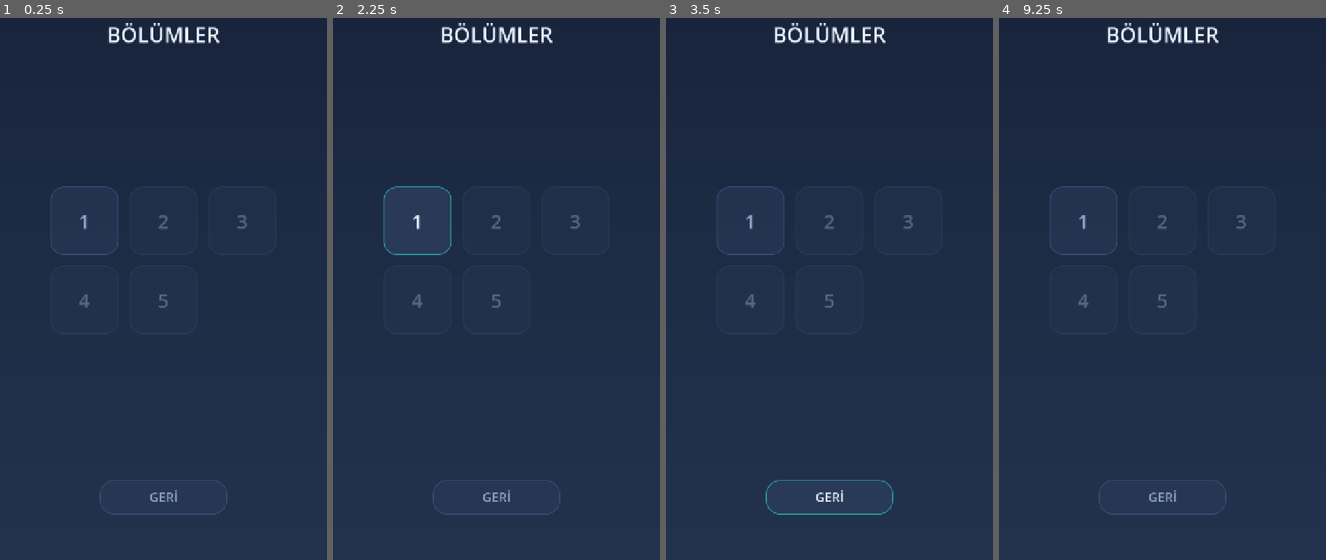
Above: before the commit, frames 1-4 (left to right).
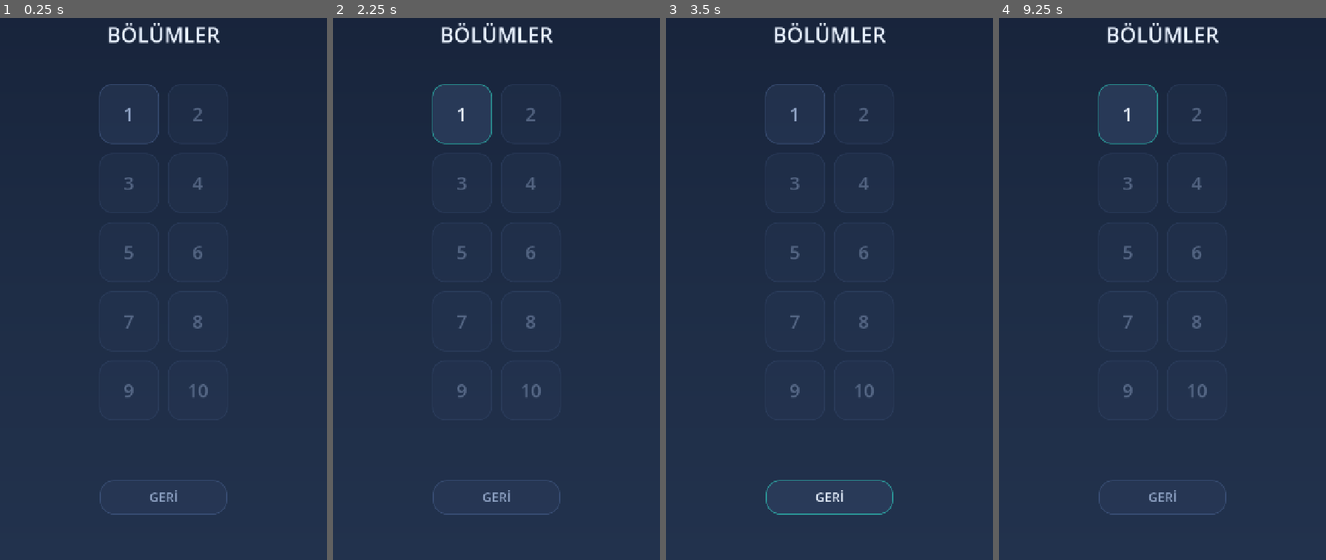
Above: after the commit, the same moments.

Repository: omerfrktstboop/LumaBounce
Game: Godot game, scene res://scenes/level_select.tscn
Same seed, same stepped clock (60 frames per second), same inputs: the game is played once before the commit and once after it. This scene is started directly instead of the project's main scene.
Inputs (mouse positions are in pixels of both pictures, inside the frame that each line leads up to):
- Up to frame 1 (0.25 s): no input
- Up to frame 2 (2.25 s): click "1" at 0.5 s; click "GERİ" at 1.25 s; click "1" at 2 s
- Up to frame 3 (3.5 s): click "GERİ" at 2.75 s
- Up to frame 4 (9.25 s): click "1" at 3.5 s; click "GERİ" at 4.25 s; tap Enter (ui_accept) at 5, 5.27, 5.75, 6.5, 7.25, 8, 8.27, 8.75 s; move the mouse to (1234, 240) at 5.02 s; click (1234, 240) at 5.17 s; drag from (1097, 299) to (1146, 386) at 5.77 s; move the mouse to (1195, 142) at 6.52 s; click (1195, 142) at 6.67 s; drag from (1146, 386) to (1064, 180) at 7.27 s; move the mouse to (1260, 354) at 8.02 s; click (1260, 354) at 8.17 s; drag from (1064, 180) to (1113, 120) at 8.77 s

The runs differ from the first frame. In frame 1, 0.9% of the frame differs, in the area x 15-76%, y 12-70%; in frame 2, 1.0%; in frame 3, 0.9%; in frame 4, 0.9%.

Commit message:
Add levels 6-10, expand level select to 10, add physics-based level verifier
Extend LevelLibrary.LEVEL_COUNT to 10 and add level_06..level_10.tres using
only existing mechanics (panels, asymmetric wall gaps): Çapraz Geçiş (two
crossing panels), Duvar Yardımı (right wall bounce required), Kontrollü
Koridor (angle+power corridor, no direct shot), Ters Rota (obvious near-side
route is a dead end, real solution starts from the far side), İlk Ustalık
(three panels + one wall bounce, mini-final).

Add tools/verify_levels.gd, a headless dev-only script (not loaded at
runtime, does not touch gameplay code) that samples the real angle/power
grid through the actual physics constants read from ball.tscn/launcher.tscn/
target.tscn, using the same cast_motion + get_rest_info sweep launcher.gd's
aim guide uses and the same gravity -> move -> bounce integration order as
ball.gd. For each level it reports hit rate, static geometry conflicts
(target/launcher overlapping a panel), and — the actual "not pixel-precise"
check — how many hit cells have all 4 neighbors also hitting, which is what
distinguishes a real solution window from a single lucky angle/power pair.

Running it against the original levels 1-5 caught two real, previously
unverified problems: level 8's first layout was beatable with a straight
shot at 0 bounces (violates "İki uzun panel arasında ... koridor" corridor
intent) and required an angle+power combination; level 9's first two
layouts either let the near-side wall solve the puzzle for free or only
had 4-6 robust cells clustered at one extreme angle. Both were redesigned
and re-verified. Level 5 (from an earlier session) still has no robust
window - flagged, left untouched since it's out of this task's scope.

Level select: 3-column grid replaced with a 2-column ScrollContainer grid
(10 levels no longer fit one screen at the existing button size), with a
220ms scroll-guard so a drag ending over a button doesn't register as a
tap. export_presets.cfg now excludes tools/ from the exported package.

Not run on device - Android manual completion of levels 6-10 is on the
user, per their request.

Diff:
--- a/default_bus_layout.tres
+++ b/default_bus_layout.tres
@@ -1,4 +1,4 @@
-[gd_resource type="AudioBusLayout" load_steps=2 format=3]
+[gd_resource type="AudioBusLayout" format=3 uid="uid://cqxf3ajnwrfkp"]
 
 [sub_resource type="AudioEffectLimiter" id="AudioEffectLimiter_master"]
 ceiling_db = -1.0
@@ -6,12 +6,6 @@
 soft_clip_db = 3.0
 
 [resource]
-bus/0/name = &"Master"
-bus/0/solo = false
-bus/0/mute = false
-bus/0/bypass_fx = false
-bus/0/volume_db = 0.0
-bus/0/send = &""
 bus/0/effect/0/effect = SubResource("AudioEffectLimiter_master")
 bus/0/effect/0/enabled = true
 bus/1/name = &"Music"
--- /dev/null
+++ b/levels/level_06.tres
@@ -0,0 +1,28 @@
+[gd_resource type="Resource" script_class="LevelData" load_steps=5 format=3]
+
+[ext_resource type="Script" path="res://scripts/levels/level_data.gd" id="1_level_data"]
+[ext_resource type="Script" path="res://scripts/levels/panel_data.gd" id="2_panel_data"]
+
+[sub_resource type="Resource" id="Resource_l6_lower_left"]
+script = ExtResource("2_panel_data")
+position = Vector2(230, 830)
+rotation_degrees = 30.0
+length = 320.0
+thickness = 26.0
+
+[sub_resource type="Resource" id="Resource_l6_mid_right"]
+script = ExtResource("2_panel_data")
+position = Vector2(500, 520)
+rotation_degrees = 30.0
+length = 340.0
+thickness = 26.0
+
+[resource]
+script = ExtResource("1_level_data")
+level_id = 6
+display_name = "Çapraz Geçiş"
+launcher_position = Vector2(360, 1120)
+target_position = Vector2(560, 280)
+panels = Array[PanelData]([SubResource("Resource_l6_lower_left"), SubResource("Resource_l6_mid_right")])
+max_lives = 5
+tutorial_text = "İki yüzeyi sırayla kullan."
--- /dev/null
+++ b/levels/level_07.tres
@@ -0,0 +1,22 @@
+[gd_resource type="Resource" script_class="LevelData" load_steps=4 format=3]
+
+[ext_resource type="Script" path="res://scripts/levels/level_data.gd" id="1_level_data"]
+[ext_resource type="Script" path="res://scripts/levels/panel_data.gd" id="2_panel_data"]
+
+[sub_resource type="Resource" id="Resource_l7_block"]
+script = ExtResource("2_panel_data")
+position = Vector2(280, 700)
+rotation_degrees = -12.0
+length = 540.0
+thickness = 26.0
+
+[resource]
+script = ExtResource("1_level_data")
+level_id = 7
+display_name = "Duvar Yardımı"
+launcher_position = Vector2(360, 1120)
+target_position = Vector2(200, 300)
+panels = Array[PanelData]([SubResource("Resource_l7_block")])
+left_wall_segments = Array[Vector2]([Vector2(-320, 420), Vector2(700, 1440)])
+max_lives = 5
+tutorial_text = "Yan duvar da bir sekme yüzeyidir."
--- /dev/null
+++ b/levels/level_08.tres
@@ -0,0 +1,41 @@
+[gd_resource type="Resource" script_class="LevelData" load_steps=7 format=3]
+
+[ext_resource type="Script" path="res://scripts/levels/level_data.gd" id="1_level_data"]
+[ext_resource type="Script" path="res://scripts/levels/panel_data.gd" id="2_panel_data"]
+
+[sub_resource type="Resource" id="Resource_l8_wall_left"]
+script = ExtResource("2_panel_data")
+position = Vector2(200, 600)
+rotation_degrees = 90.0
+length = 400.0
+thickness = 26.0
+
+[sub_resource type="Resource" id="Resource_l8_wall_right"]
+script = ExtResource("2_panel_data")
+position = Vector2(410, 600)
+rotation_degrees = 90.0
+length = 400.0
+thickness = 26.0
+
+[sub_resource type="Resource" id="Resource_l8_floor_left"]
+script = ExtResource("2_panel_data")
+position = Vector2(60, 800)
+rotation_degrees = 0.0
+length = 300.0
+thickness = 26.0
+
+[sub_resource type="Resource" id="Resource_l8_floor_right"]
+script = ExtResource("2_panel_data")
+position = Vector2(575, 800)
+rotation_degrees = 0.0
+length = 350.0
+thickness = 26.0
+
+[resource]
+script = ExtResource("1_level_data")
+level_id = 8
+display_name = "Kontrollü Koridor"
+launcher_position = Vector2(360, 1120)
+target_position = Vector2(580, 300)
+panels = Array[PanelData]([SubResource("Resource_l8_wall_left"), SubResource("Resource_l8_wall_right"), SubResource("Resource_l8_floor_left"), SubResource("Resource_l8_floor_right")])
+max_lives = 4
--- /dev/null
+++ b/levels/level_09.tres
@@ -0,0 +1,28 @@
+[gd_resource type="Resource" script_class="LevelData" load_steps=5 format=3]
+
+[ext_resource type="Script" path="res://scripts/levels/level_data.gd" id="1_level_data"]
+[ext_resource type="Script" path="res://scripts/levels/panel_data.gd" id="2_panel_data"]
+
+[sub_resource type="Resource" id="Resource_l9_shield"]
+script = ExtResource("2_panel_data")
+position = Vector2(560, 560)
+rotation_degrees = 20.0
+length = 400.0
+thickness = 26.0
+
+[sub_resource type="Resource" id="Resource_l9_near_kick"]
+script = ExtResource("2_panel_data")
+position = Vector2(540, 840)
+rotation_degrees = -25.0
+length = 280.0
+thickness = 26.0
+
+[resource]
+script = ExtResource("1_level_data")
+level_id = 9
+display_name = "Ters Rota"
+launcher_position = Vector2(360, 1120)
+target_position = Vector2(560, 330)
+panels = Array[PanelData]([SubResource("Resource_l9_shield"), SubResource("Resource_l9_near_kick")])
+right_wall_segments = Array[Vector2]([Vector2(760, 1440)])
+max_lives = 4
--- /dev/null
+++ b/levels/level_10.tres
@@ -0,0 +1,35 @@
+[gd_resource type="Resource" script_class="LevelData" load_steps=6 format=3]
+
+[ext_resource type="Script" path="res://scripts/levels/level_data.gd" id="1_level_data"]
+[ext_resource type="Script" path="res://scripts/levels/panel_data.gd" id="2_panel_data"]
+
+[sub_resource type="Resource" id="Resource_l10_roof"]
+script = ExtResource("2_panel_data")
+position = Vector2(300, 480)
+rotation_degrees = 0.0
+length = 360.0
+thickness = 26.0
+
+[sub_resource type="Resource" id="Resource_l10_kick_left"]
+script = ExtResource("2_panel_data")
+position = Vector2(170, 820)
+rotation_degrees = 25.0
+length = 300.0
+thickness = 26.0
+
+[sub_resource type="Resource" id="Resource_l10_kick_right"]
+script = ExtResource("2_panel_data")
+position = Vector2(570, 880)
+rotation_degrees = -25.0
+length = 300.0
+thickness = 26.0
+
+[resource]
+script = ExtResource("1_level_data")
+level_id = 10
+display_name = "İlk Ustalık"
+launcher_position = Vector2(360, 1120)
+target_position = Vector2(470, 260)
+panels = Array[PanelData]([SubResource("Resource_l10_roof"), SubResource("Resource_l10_kick_left"), SubResource("Resource_l10_kick_right")])
+left_wall_segments = Array[Vector2]([Vector2(-320, 400), Vector2(640, 1440)])
+max_lives = 4
--- a/project.godot
+++ b/project.godot
@@ -17,9 +17,9 @@
 config/name="LumaBounce"
 config/description="Dikey mobil sekme prototipi: nisan al, firlat, sektir, hedefi vur."
 run/main_scene="res://scenes/app_root.tscn"
-run/max_fps=60
 config/quit_on_go_back=false
 config/features=PackedStringArray("4.7", "GL Compatibility")
+run/max_fps=60
 
 [autoload]
 
@@ -49,5 +49,5 @@
 
 renderer/rendering_method="gl_compatibility"
 renderer/rendering_method.mobile="gl_compatibility"
+textures/vram_compression/import_etc2_astc=true
 anti_aliasing/quality/msaa_2d=2
-textures/vram_compression/import_etc2_astc=true
--- a/scenes/level_select.tscn
+++ b/scenes/level_select.tscn
@@ -53,7 +53,7 @@
 horizontal_alignment = 1
 vertical_alignment = 1
 
-[node name="GridHolder" type="CenterContainer" parent="SafeArea/Content"]
+[node name="GridScroll" type="ScrollContainer" parent="SafeArea/Content"]
 layout_mode = 1
 anchors_preset = -1
 anchor_top = 0.17
@@ -61,13 +61,18 @@
 anchor_bottom = 0.8
 grow_horizontal = 2
 grow_vertical = 2
+horizontal_scroll_mode = 0
+
+[node name="GridHolder" type="CenterContainer" parent="SafeArea/Content/GridScroll"]
+layout_mode = 2
+size_flags_horizontal = 3
 mouse_filter = 2
 
-[node name="Grid" type="GridContainer" parent="SafeArea/Content/GridHolder"]
+[node name="Grid" type="GridContainer" parent="SafeArea/Content/GridScroll/GridHolder"]
 layout_mode = 2
-theme_override_constants/h_separation = 24
-theme_override_constants/v_separation = 24
-columns = 3
+theme_override_constants/h_separation = 20
+theme_override_constants/v_separation = 20
+columns = 2
 
 [node name="BackButton" type="Button" parent="SafeArea/Content"]
 layout_mode = 1
--- a/scripts/level_select.gd
+++ b/scripts/level_select.gd
@@ -10,10 +10,16 @@
 signal level_selected(level_id: int)
 signal menu_requested()
 
-@export var button_size := Vector2(150.0, 150.0)
-@export var button_font_size := 44
-@export var columns := 3
-@export var check_size := 26.0
+## 10 bolum iki sutuna sigacak boyut: 5 satir x 132 + 4 x 20 bosluk = 740 px,
+## 720x1280 referans ekranda kaydirmaya gerek kalmadan sigar. Daha kisa
+## ekranlarda GridScroll devreye girer.
+@export var button_size := Vector2(132.0, 132.0)
+@export var button_font_size := 40
+@export var columns := 2
+@export var check_size := 24.0
+## Kaydirma bittikten sonra bu sure boyunca bolum secimi yok sayilir; parmak
+## kaydirirken butonun uzerinde birakildiginda yanlislikla bolum acilmasin.
+@export var scroll_guard_msec := 220
 
 ## AppRoot tarafindan add_child'dan ONCE atanir.
 var progress: ProgressStore
@@ -21,8 +27,11 @@
 ## dosyasina HICBIR SEKILDE dokunmadan tum bolumleri secilebilir gosterir.
 var debug_force_unlock := false
 
-@onready var _grid: GridContainer = $SafeArea/Content/GridHolder/Grid
+@onready var _scroll: ScrollContainer = $SafeArea/Content/GridScroll
+@onready var _grid: GridContainer = $SafeArea/Content/GridScroll/GridHolder/Grid
 @onready var _back_button: LumaButton = $SafeArea/Content/BackButton
+
+var _last_scroll_msec := -100000
 
 
 func _ready() -> void:
@@ -31,6 +40,11 @@
 	_grid.columns = columns
 	_build_buttons()
 	_back_button.pressed.connect(menu_requested.emit)
+	_scroll.get_v_scroll_bar().value_changed.connect(_on_scrolled)
+
+
+func _on_scrolled(_value: float) -> void:
+	_last_scroll_msec = Time.get_ticks_msec()
 
 
 ## Debug panelinden calisma zamaninda cagrilir; ekran zaten acikken
@@ -91,6 +105,10 @@
 
 
 func _on_level_pressed(level_id: int) -> void:
+	# Kaydirma jesti butonun uzerinde bitmis olabilir; hemen ardindan gelen
+	# basisi bolum acma niyeti saymayiz.
+	if Time.get_ticks_msec() - _last_scroll_msec < scroll_guard_msec:
+		return
 	if not progress.is_unlocked(level_id) and not debug_force_unlock:
 		return
 	level_selected.emit(level_id)
--- a/scripts/levels/level_library.gd
+++ b/scripts/levels/level_library.gd
@@ -8,7 +8,7 @@
 ## bos/bozuk bir bolumle acilmaz.
 
 const FIRST_LEVEL_ID := 1
-const LEVEL_COUNT := 5
+const LEVEL_COUNT := 10
 const PATH_FORMAT := "res://levels/level_%02d.tres"
 
 
--- /dev/null
+++ b/tools/verify_levels.gd
@@ -0,0 +1,419 @@
+extends SceneTree
+
+## GELISTIRME ARACI - oyuna dahil degildir, calisma zamaninda hic yuklenmez.
+##
+## Her bolum icin aci x guc izgarasini tarar ve hedefe ulasan atislari raporlar.
+## Amac "bu bolum cozulebilir mi" sorusunu el hesabiyla degil, GERCEK fizikle
+## yanitlamak.
+##
+## Sadakat notlari:
+##   - Tum sabitler (yercekimi, sekme katsayisi, guc araligi, yaricap...)
+##     gercek ball.tscn / launcher.tscn / target.tscn ornekleri olusturulup
+##     export'lari OKUNARAK alinir; elle kopyalanmaz, dolayisiyla sapma olmaz.
+##   - Duvarlar ve paneller gercek Arena ve bounce_panel.tscn dugumleridir.
+##   - Carpisma testi launcher.gd'nin nisan onizlemesiyle ayni yontemi kullanir:
+##     cast_motion + get_rest_info (CircleShape2D supurmesi).
+##   - Entegrasyon sirasi ball.gd ile birebir aynidir:
+##     yercekimi -> hiz sinirlama -> move_and_collide -> sekme -> ayrilma itmesi.
+##
+## Tek fark: move_and_collide'in safe_margin depenetrasyonu birebir taklit
+## edilmez (temas sonrasi normal yonunde kucuk sabit bir itme kullanilir).
+## Bu yuzden sonuclar "cok yakin yaklasim"dir, bit-bit ayni degildir.
+##
+## Kullanim:
+##   godot --headless --path . --script res://tools/verify_levels.gd
+##   godot --headless --path . --script res://tools/verify_levels.gd -- --angle-step 1 --power-step 25
+
+const OBSTACLE_LAYER := 1
+const PHYSICS_FPS := 60.0
+## Bir atisin izlenecegi en fazla fizik karesi (~7 sn).
+const MAX_FRAMES := 420
+## Tek karede cozulecek en fazla carpisma (ball.gd max_bounces_per_step).
+const MAX_SUBSTEPS := 6
+## Temas sonrasi ayni yuzeyi tekrar yakalamamak icin normal yonunde itme.
+const CONTACT_EPSILON := 0.05
+## Bir hucrenin "saglam" sayilmasi icin 4 komsusunun da isabet etmesi gerekir.
+## Bu, "piksel hassasiyeti gerektirmesin" kuralinin olculebilir karsiligi.
+const ROBUST_NEIGHBOURS := 4
+
+var _angle_step := 2.0
+var _power_step := 50.0
+
+var _world: Node2D
+var _arena: Arena
+var _space: PhysicsDirectSpaceState2D
+var _ball_shape: CircleShape2D
+
+# Gercek sahnelerden okunan fizik sabitleri.
+var _radius := 24.0
+var _gravity := 1500.0
+var _bounciness := 0.94
+var _min_separation := 60.0
+var _max_speed := 3000.0
+var _settle_speed := 80.0
+var _settle_time := 0.85
+var _oob_margin := 240.0
+var _min_power := 900.0
+var _max_power := 2300.0
+var _max_angle := 78.0
+var _spawn_offset := 70.0
+var _target_size := 92.0
+
+
+func _initialize() -> void:
+	_parse_args()
+	_run.call_deferred()
+
+
+func _parse_args() -> void:
+	var args := OS.get_cmdline_user_args()
+	for i in args.size():
+		if args[i] == "--angle-step" and i + 1 < args.size():
+			_angle_step = maxf(float(args[i + 1]), 0.25)
+		elif args[i] == "--power-step" and i + 1 < args.size():
+			_power_step = maxf(float(args[i + 1]), 5.0)
+
+
+func _run() -> void:
+	await physics_frame
+	_read_real_constants()
+
+	print("LumaBounce bolum dogrulayici")
+	print("  yaricap=%.0f  yercekimi=%.0f  sekme=%.2f  guc=%.0f..%.0f  aci=+-%.0f" % [
+		_radius, _gravity, _bounciness, _min_power, _max_power, _max_angle])
+	print("  izgara: aci adimi %.2f deg, guc adimi %.0f" % [_angle_step, _power_step])
+	print("")
+
+	var failures := 0
+	for level_id in range(LevelLibrary.FIRST_LEVEL_ID, LevelLibrary.last_level_id() + 1):
+		var level := LevelLibrary.load_level(level_id)
+		var passed: bool = await _verify_level(level)
+		if not passed:
+			failures += 1
+		_teardown_world()
+
+	print("")
+	if failures == 0:
+		print("SONUC: tum bolumler gecti.")
+	else:
+		print("SONUC: %d bolum uyari uretti." % failures)
+	quit(0 if failures == 0 else 1)
+
+
+## Sabitleri gercek sahnelerden oku - elle kopyalanan deger sapma yaratir.
+func _read_real_constants() -> void:
+	var ball := (load("res://scenes/ball.tscn") as PackedScene).instantiate() as Ball
+	var launcher := (load("res://scenes/launcher.tscn") as PackedScene).instantiate() as Launcher
+	var target := (load("res://scenes/target.tscn") as PackedScene).instantiate() as Target
+	root.add_child(ball)
+	root.add_child(launcher)
+	root.add_child(target)
+
+	_radius = ball.radius
+	_gravity = ball.gravity
+	_bounciness = ball.bounciness
+	_min_separation = ball.min_separation_speed
+	_max_speed = ball.max_speed
+	_settle_speed = ball.settle_speed
+	_settle_time = ball.settle_time
+	_oob_margin = ball.out_of_bounds_margin
+	_min_power = launcher.min_power
+	_max_power = launcher.max_power
+	_max_angle = launcher.max_aim_angle_deg
+	_spawn_offset = launcher.ball_spawn_offset
+	_target_size = target.size
+
+	ball.queue_free()
+	launcher.queue_free()
+	target.queue_free()
+
+	_ball_shape = CircleShape2D.new()
+	_ball_shape.radius = _radius
+
+
+# --- Dunya kurulumu -----------------------------------------------------------
+
+func _build_world(level: LevelData) -> void:
+	_world = Node2D.new()
+	root.add_child(_world)
+
+	_arena = Arena.new()
+	_world.add_child(_arena)
+	var play_rect := _arena.get_play_rect()
+	_arena.configure(level.get_left_segments(play_rect), level.get_right_segments(play_rect))
+
+	var panel_scene := load("res://scenes/bounce_panel.tscn") as PackedScene
+	for panel_data in level.panels:
+		if panel_data == null:
+			continue
+		var panel := panel_scene.instantiate() as BouncePanel
+		panel.position = panel_data.position
+		panel.rotation_degrees = panel_data.rotation_degrees
+		panel.length = panel_data.length
+		panel.thickness = panel_data.thickness
+		_world.add_child(panel)
+
+	_space = _world.get_world_2d().direct_space_state
+
+
+func _teardown_world() -> void:
+	if _world != null:
+		_world.queue_free()
+		_world = null
+		_arena = null
+
+
+# --- Dogrulama ----------------------------------------------------------------
+
+func _verify_level(level: LevelData) -> bool:
+	_build_world(level)
+	# Yeni gövdelerin fizik uzayina girmesi icin iki kare bekle.
+	await physics_frame
+	await physics_frame
+
+	var ok := true
+	print("--- Bolum %d: %s ---" % [level.level_id, level.display_name])
+
+	ok = _check_static_geometry(level) and ok
+	ok = _check_solvability(level) and ok
+	return ok
+
+
+## Statik yerlesim hatalari: hedef/firlatici bir panelin icinde mi, panel
+## uclari hedefe/firlaticiya biniyor mu.
+func _check_static_geometry(level: LevelData) -> bool:
+	var ok := true
+	var spawn := level.launcher_position + Vector2.UP * _spawn_offset
+
+	if _overlaps_obstacle(level.target_position, _target_size * 0.5):
+		print("  HATA: hedef bir panelin/duvarin collision alani icinde.")
+		ok = false
+	if _overlaps_obstacle(spawn, _radius):
+		print("  HATA: topun dogdugu nokta bir panelle cakisiyor.")
+		ok = false
+	if _overlaps_obstacle(level.launcher_position, 60.0):
+		print("  HATA: firlatici govdesi bir panelle cakisiyor.")
+		ok = false
+
+	# Hedefin HUD'un arkasina dusmemesi: ust serit ~76 px + safe area payi.
+	if level.target_position.y - _target_size * 0.5 < 150.0:
+		print("  UYARI: hedef ust HUD seridine cok yakin (y=%.0f)." % level.target_position.y)
+		ok = false
+	return ok
+
+
+func _overlaps_obstacle(at: Vector2, probe_radius: float) -> bool:
+	var shape := CircleShape2D.new()
+	shape.radius = probe_radius
+	var params := PhysicsShapeQueryParameters2D.new()
+	params.shape = shape
+	params.collision_mask = OBSTACLE_LAYER
+	params.transform = Transform2D(0.0, at)
+	return not _space.intersect_shape(params, 1).is_empty()
+
+
+## Aci x guc izgarasini tarar; isabetleri ve "saglam" (komsulari da isabet
+## eden) hucreleri raporlar.
+func _check_solvability(level: LevelData) -> bool:
+	var spawn := level.launcher_position + Vector2.UP * _spawn_offset
+	var angles: Array[float] = []
+	var powers: Array[float] = []
+	var angle := -_max_angle
+	while angle <= _max_angle + 0.001:
+		angles.append(angle)
+		angle += _angle_step
+	var power := _min_power
+	while power <= _max_power + 0.001:
+		powers.append(power)
+		power += _power_step
+
+	var hits: Array = []          # [ai][pi] -> bool
+	var bounce_counts: Array = [] # [ai][pi] -> int (isabet etmeyenler -1)
+	var hit_count := 0
+	var min_bounces := 999
+	var reasons := {"settled": 0, "oob": 0, "timeout": 0}
+
+	for ai in angles.size():
+		var row := []
+		var bounce_row := []
+		row.resize(powers.size())
+		bounce_row.resize(powers.size())
+		for pi in powers.size():
+			var direction := Vector2.UP.rotated(deg_to_rad(angles[ai]))
+			var result := _simulate(spawn, direction * powers[pi], level)
+			var did_hit: bool = result["hit"]
+			row[pi] = did_hit
+			bounce_row[pi] = int(result["bounces"]) if did_hit else -1
+			if did_hit:
+				hit_count += 1
+				min_bounces = mini(min_bounces, int(result["bounces"]))
+			else:
+				var reason: String = result["reason"]
+				reasons[reason] = int(reasons.get(reason, 0)) + 1
+		hits.append(row)
+		bounce_counts.append(bounce_row)
+
+	var total := angles.size() * powers.size()
+	print("  ornek: %d  isabet: %d (%%%.1f)  en az sekme: %s" % [
+		total, hit_count, 100.0 * float(hit_count) / float(total),
+		str(min_bounces) if hit_count > 0 else "-"])
+	print("  basarisiz: ekran disi=%d, durdu=%d, zaman asimi=%d" % [
+		reasons["oob"], reasons["settled"], reasons["timeout"]])
+
+	if hit_count == 0:
+		print("  HATA: hicbir atis hedefe ulasmiyor - bolum cozulemez.")
+		return false
+
+	return _report_robust_window(angles, powers, hits, bounce_counts)
+
+
+## Cevresi de isabet eden hucreler = piksel hassasiyeti gerektirmeyen cozum.
+## Ornek olarak EN AZ sekmeyle biten saglam hucre secilir; bu, oyuncunun
+## bulmasi beklenen "ana rota"dir. Cok sekmeli saglam hucreler genelde
+## topun ortalikta dolasip sansla hedefe girdigi rotalardir.
+func _report_robust_window(angles: Array[float], powers: Array[float],
+		hits: Array, bounce_counts: Array) -> bool:
+	var robust := 0
+	var best_angle := 0.0
+	var best_power := 0.0
+	var best_bounces := 9999
+	var angle_lo := 999.0
+	var angle_hi := -999.0
+	var power_lo := 99999.0
+	var power_hi := -99999.0
+	## Ana rotanin kac sekme icerdigini gormek icin dagilim.
+	var by_bounces := {}
+
+	for ai in range(1, angles.size() - 1):
+		for pi in range(1, powers.size() - 1):
+			if not hits[ai][pi]:
+				continue
+			var neighbours := 0
+			if hits[ai - 1][pi]:
+				neighbours += 1
+			if hits[ai + 1][pi]:
+				neighbours += 1
+			if hits[ai][pi - 1]:
+				neighbours += 1
+			if hits[ai][pi + 1]:
+				neighbours += 1
+			if neighbours < ROBUST_NEIGHBOURS:
+				continue
+
+			robust += 1
+			var cell_bounces: int = bounce_counts[ai][pi]
+			by_bounces[cell_bounces] = int(by_bounces.get(cell_bounces, 0)) + 1
+			if cell_bounces < best_bounces:
+				best_bounces = cell_bounces
+				best_angle = angles[ai]
+				best_power = powers[pi]
+			angle_lo = minf(angle_lo, angles[ai])
+			angle_hi = maxf(angle_hi, angles[ai])
+			power_lo = minf(power_lo, powers[pi])
+			power_hi = maxf(power_hi, powers[pi])
+
+	if robust == 0:
+		print("  UYARI: saglam cozum yok - her isabet tek bir dar aci/guce bagli.")
+		return false
+
+	var spread := PackedStringArray()
+	var keys := by_bounces.keys()
+	keys.sort()
+	for key in keys:
+		spread.append("%d sekme x%d" % [key, by_bounces[key]])
+
+	print("  saglam hucre: %d  ana rota: aci %.1f deg, guc %.0f, %d sekme" % [
+		robust, best_angle, best_power, best_bounces])
+	print("  saglam aralik: aci %.1f..%.1f deg, guc %.0f..%.0f" % [
+		angle_lo, angle_hi, power_lo, power_hi])
+	print("  sekme dagilimi: %s" % ", ".join(spread))
+	return true
+
+
+# --- Simulasyon (ball.gd ile ayni sira) ---------------------------------------
+
+func _simulate(start: Vector2, impulse: Vector2, level: LevelData) -> Dictionary:
+	var play_rect := _arena.get_play_rect()
+	var bounds := play_rect.grow(_oob_margin)
+	var target_half := _target_size * 0.5
+
+	var pos := start
+	var vel: Vector2 = impulse.limit_length(_max_speed)
+	var dt := 1.0 / PHYSICS_FPS
+	var bounces := 0
+	var settle_timer := 0.0
+
+	for frame in MAX_FRAMES:
+		vel.y += _gravity * dt
+		vel = vel.limit_length(_max_speed)
+		var motion := vel * dt
+
+		for _step in MAX_SUBSTEPS:
+			var hit := _cast(pos, motion)
+			if hit.is_empty():
+				pos += motion
+				break
+
+			var normal: Vector2 = hit["normal"]
+			var fraction: float = hit["fraction"]
+			pos = pos + motion * fraction + normal * CONTACT_EPSILON
+			bounces += 1
+
+			vel = vel.bounce(normal) * _bounciness
+			var along := vel.dot(normal)
+			if along < _min_separation:
+				vel += normal * (_min_separation - along)
+			motion = (motion * (1.0 - fraction)).bounce(normal) * _bounciness
+
+		# Hedef algilamasi Area2D gibi kare sonunda yapilir.
+		if _circle_hits_target(pos, level.target_position, target_half):
+			return {"hit": true, "bounces": bounces}
+
+		if vel.length() < _settle_speed:
+			settle_timer += dt
+			if settle_timer >= _settle_time:
+				return {"hit": false, "reason": "settled", "bounces": bounces}
+		else:
+			settle_timer = 0.0
+
+		if not bounds.has_point(pos):
+			return {"hit": false, "reason": "oob", "bounces": bounces}
+
+	return {"hit": false, "reason": "timeout", "bounces": bounces}
+
+
+## launcher.gd'nin nisan onizlemesiyle ayni iki adimli yontem:
+## cast_motion ilk temas oranini, get_rest_info o noktadaki normali verir.
+func _cast(from: Vector2, motion: Vector2) -> Dictionary:
+	if motion.is_zero_approx():
+		return {}
+
+	var params := PhysicsShapeQueryParameters2D.new()
+	params.shape = _ball_shape
+	params.collision_mask = OBSTACLE_LAYER
+	params.transform = Transform2D(0.0, from)
+	params.motion = motion
+
+	var fractions := _space.cast_motion(params)
+	if fractions.is_empty() or fractions[0] >= 1.0:
+		return {}
+
+	var safe_fraction: float = fractions[0]
+	var unsafe_fraction: float = fractions[1]
+	params.transform = Transform2D(0.0, from + motion * unsafe_fraction)
+	params.motion = Vector2.ZERO
+	var rest := _space.get_rest_info(params)
+	if rest.is_empty():
+		return {}
+
+	return {
+		"normal": (rest["normal"] as Vector2).normalized(),
+		"fraction": safe_fraction,
+	}
+
+
+func _circle_hits_target(center: Vector2, target: Vector2, half: float) -> bool:
+	var closest := Vector2(
+		clampf(center.x, target.x - half, target.x + half),
+		clampf(center.y, target.y - half, target.y + half))
+	return center.distance_to(closest) <= _radius
Not shown, changed: export_presets.cfg
Not shown, added: tools/verify_levels.gd.uid
